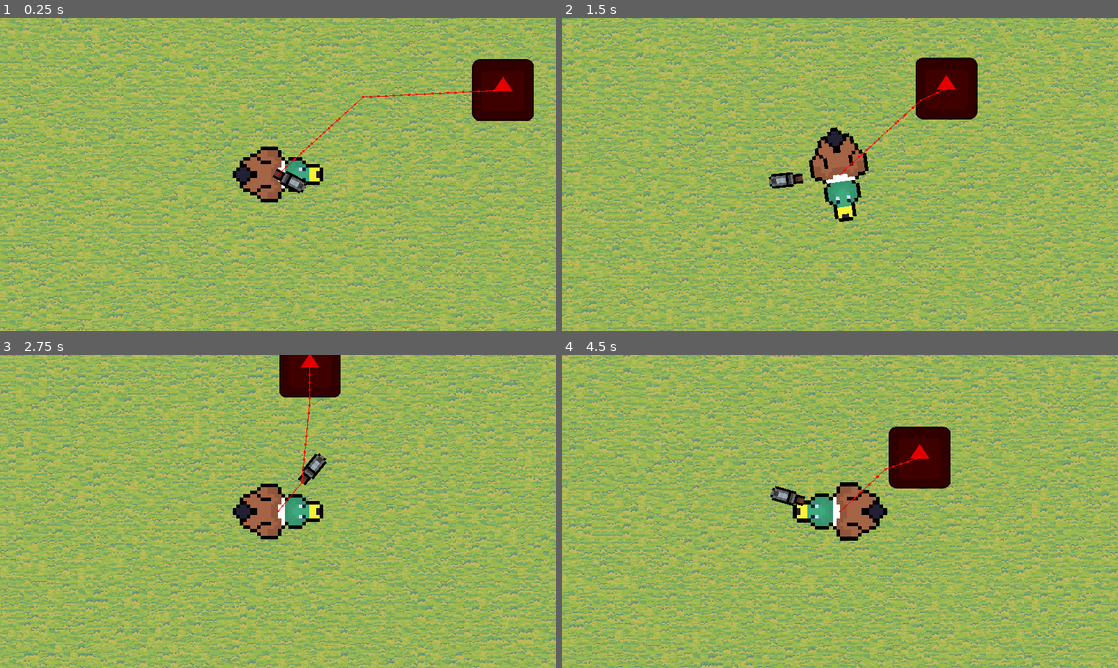
Above: before the commit, frames 1-4 (two rows, left to right).
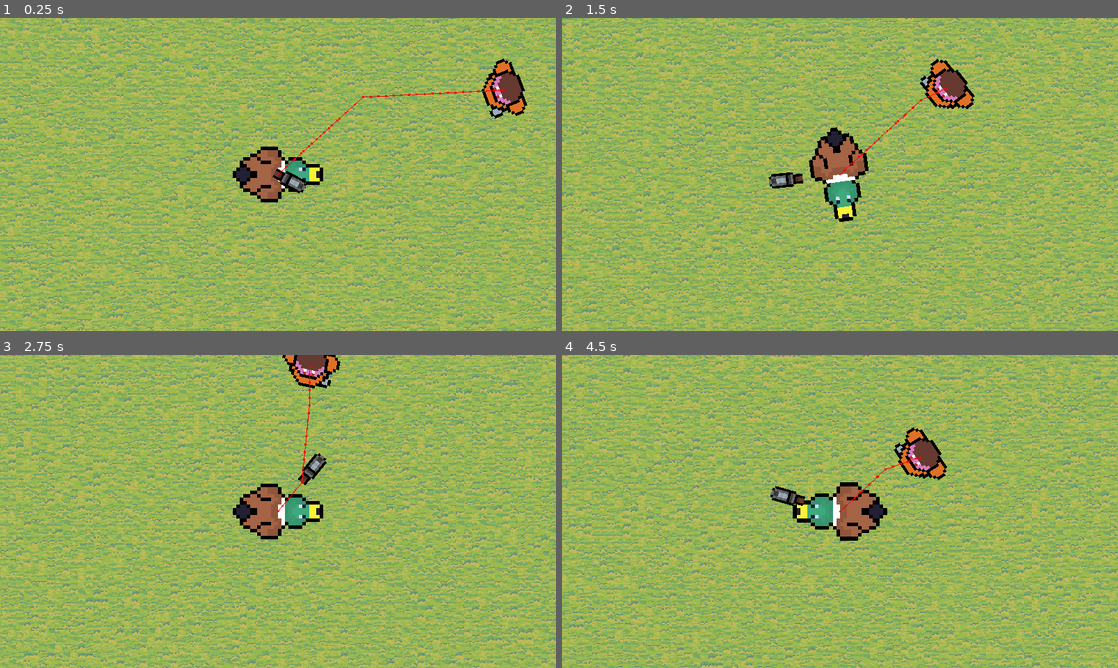
Above: after the commit, the same moments.

Repository: Z3BINI/game-design-final-project
Game: Godot game, scene res://scenes/quack_world/quack_man_world.tscn
The game is run twice, just before and just after one commit, with the same random seed, the same clock (stepped at 60 frames per second) and the same inputs. The project has no main scene, so this scene is started directly. The engine's default icon, where the game draws it, is replaced by a stand-in: a white triangle on a blue panel in a dark square.
Inputs (mouse positions are in pixels of both pictures, inside the frame that each line leads up to):
- Up to frame 1 (0.25 s): no input
- Up to frame 2 (1.5 s): move the mouse to (962, 158) at 0.52 s; hold D (move_right) 0.53-1.28 s; tap Space (jump) at 0.77 s; move the mouse to (728, 190) at 1.27 s; hold S (move_backward) from 1.28 s (still down)
- Up to frame 3 (2.75 s): tap Space (jump) at 1.52 s; move the mouse to (333, 442) at 2.02 s; release S (move_backward) at 2.03 s; hold D (move_right) from 2.03 s (still down)
- Up to frame 4 (4.5 s): move the mouse to (812, 574) at 2.77 s; release D (move_right) at 2.78 s; hold W (move_forward) 2.78-3.53 s; tap Space (jump) at 3.02, 3.77 s; move the mouse to (1006, 558) at 3.52 s; hold A (move_left) from 3.53 s (still down); move the mouse to (673, 464) at 4.27 s

The runs differ from the first frame. In frame 1, 2.2% of the frame differs, in the area x 84-96%, y 12-33%; in frame 2, 2.2%; in frame 3, 1.5%; in frame 4, 2.2%.

Commit message:
Base enemy art and look at player

Diff:
--- a/scenes/quack_world/enemies/basic_enemy.tscn
+++ b/scenes/quack_world/enemies/basic_enemy.tscn
@@ -1,10 +1,73 @@
-[gd_scene load_steps=4 format=3 uid="uid://b0xu61syhowr2"]
+[gd_scene load_steps=7 format=3 uid="uid://b0xu61syhowr2"]
 
 [ext_resource type="PackedScene" uid="uid://cijhy7nf7ge6x" path="res://scenes/quack_world/enemies/base/enemy.tscn" id="1_btfs5"]
-[ext_resource type="Texture2D" uid="uid://dqwkmti066fl7" path="res://icon.svg" id="2_m5a6e"]
+[ext_resource type="Texture2D" uid="uid://bjmog68mf4xse" path="res://assets/quack_man/enemies/enemy_1.png" id="2_fmvc8"]
 
 [sub_resource type="CircleShape2D" id="CircleShape2D_7kj3x"]
 radius = 63.1981
+
+[sub_resource type="Animation" id="Animation_eanl3"]
+resource_name = "chase"
+length = 0.500008
+loop_mode = 1
+step = 0.0833333
+tracks/0/type = "value"
+tracks/0/imported = false
+tracks/0/enabled = true
+tracks/0/path = NodePath("../EnemySprite:frame")
+tracks/0/interp = 1
+tracks/0/loop_wrap = true
+tracks/0/keys = {
+"times": PackedFloat32Array(0, 0.0833333, 0.166667, 0.25, 0.333333, 0.416667),
+"transitions": PackedFloat32Array(1, 1, 1, 1, 1, 1),
+"update": 1,
+"values": [0, 1, 2, 3, 4, 5]
+}
+tracks/1/type = "value"
+tracks/1/imported = false
+tracks/1/enabled = true
+tracks/1/path = NodePath("../EnemySprite:skew")
+tracks/1/interp = 1
+tracks/1/loop_wrap = true
+tracks/1/keys = {
+"times": PackedFloat32Array(0, 0.0833333, 0.166667, 0.25, 0.333333, 0.416667),
+"transitions": PackedFloat32Array(1, 1, 1, 1, 1, 1),
+"update": 0,
+"values": [0.0349066, 0.0174533, -0.0174533, -0.0349066, -0.0174533, 0.0174533]
+}
+
+[sub_resource type="Animation" id="Animation_xvp0a"]
+length = 0.001
+tracks/0/type = "value"
+tracks/0/imported = false
+tracks/0/enabled = true
+tracks/0/path = NodePath("../EnemySprite:frame")
+tracks/0/interp = 1
+tracks/0/loop_wrap = true
+tracks/0/keys = {
+"times": PackedFloat32Array(0),
+"transitions": PackedFloat32Array(1),
+"update": 1,
+"values": [0]
+}
+tracks/1/type = "value"
+tracks/1/imported = false
+tracks/1/enabled = true
+tracks/1/path = NodePath("../EnemySprite:skew")
+tracks/1/interp = 1
+tracks/1/loop_wrap = true
+tracks/1/keys = {
+"times": PackedFloat32Array(0),
+"transitions": PackedFloat32Array(1),
+"update": 0,
+"values": [0.0349066]
+}
+
+[sub_resource type="AnimationLibrary" id="AnimationLibrary_a7r2r"]
+_data = {
+"RESET": SubResource("Animation_xvp0a"),
+"chase": SubResource("Animation_eanl3")
+}
 
 [node name="BasicEnemy" instance=ExtResource("1_btfs5")]
 
@@ -12,8 +75,17 @@
 shape = SubResource("CircleShape2D_7kj3x")
 
 [node name="EnemySprite" parent="." index="1"]
-modulate = Color(0.894118, 0, 0, 1)
-texture = ExtResource("2_m5a6e")
+rotation = 1.5708
+scale = Vector2(6, 6)
+skew = 0.0349066
+texture = ExtResource("2_fmvc8")
+hframes = 6
 
 [node name="NavigationAgent2D" parent="." index="2"]
 debug_enabled = true
+
+[node name="AnimationPlayer" parent="." index="3"]
+libraries = {
+"": SubResource("AnimationLibrary_a7r2r")
+}
+autoplay = "chase"
--- a/scripts/quack_world/enemies/base/enemy.gd
+++ b/scripts/quack_world/enemies/base/enemy.gd
@@ -32,7 +32,7 @@
 			var player_dist : float = (player.global_position - global_position).length()
 			if player_dist > ATTACK_DISTANCE:
 				current_state = state.CHASE
-
+	look_at(player.global_position)
 	move_and_slide()
 
 func _on_navigation_agent_2d_target_reached():
Binary file added: assets/quack_man/enemies/enemy_1.png
Not shown, added: assets/quack_man/enemies/enemy_1.png.import
